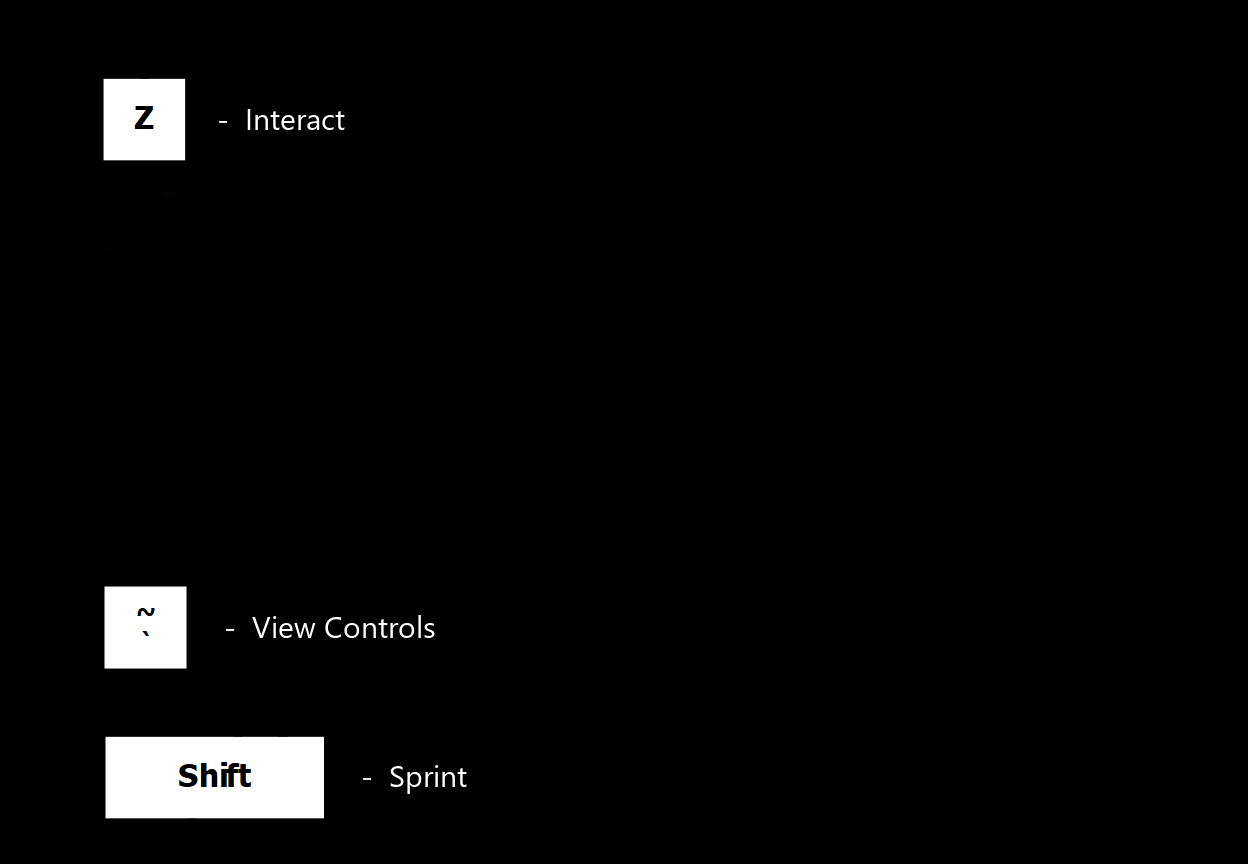
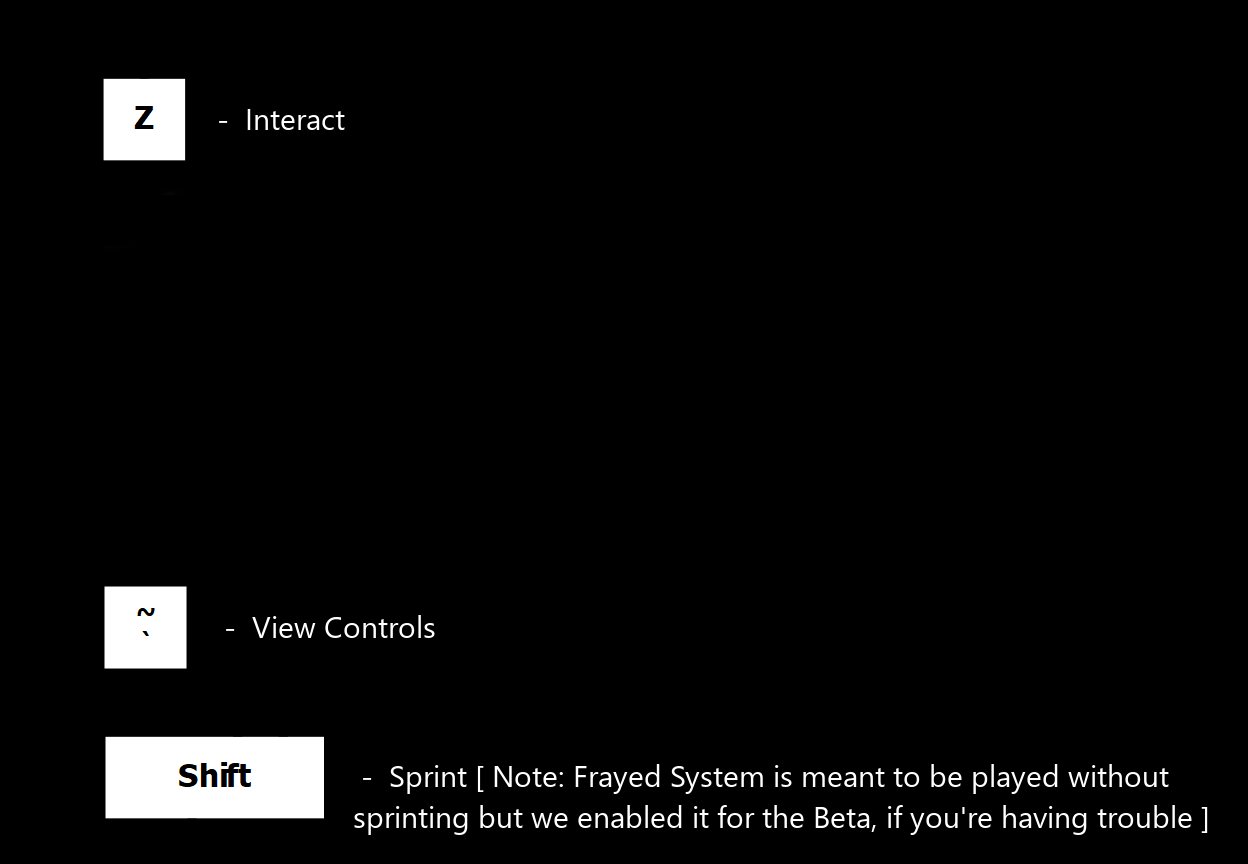
Before/after of a w=1248, h=864 layered artwork. What changed in the layer stack:
renamed "- Sprint" to "- Sprint [ Note: Frayed Syst...", painted on it over [354, 764, 1208, 835]
